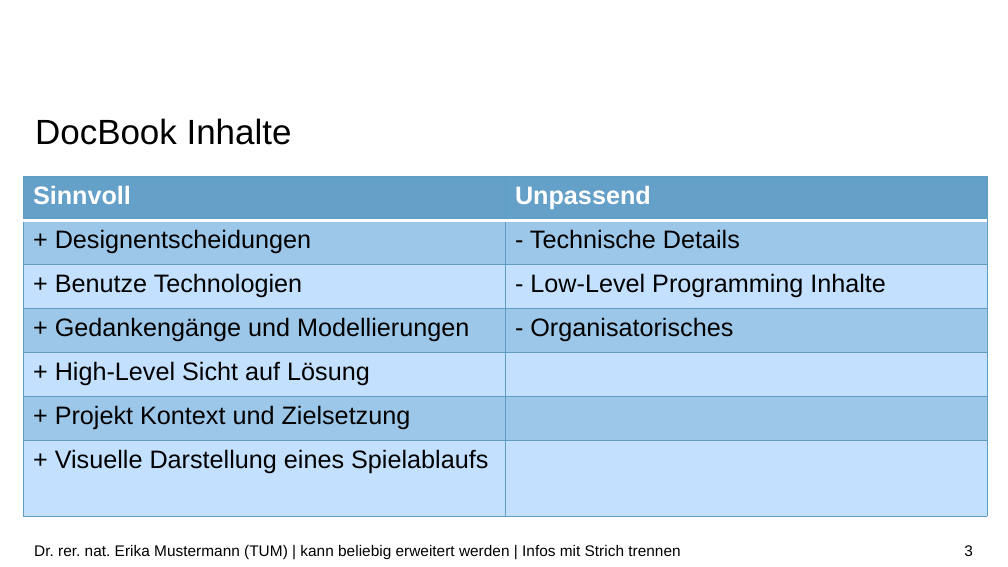
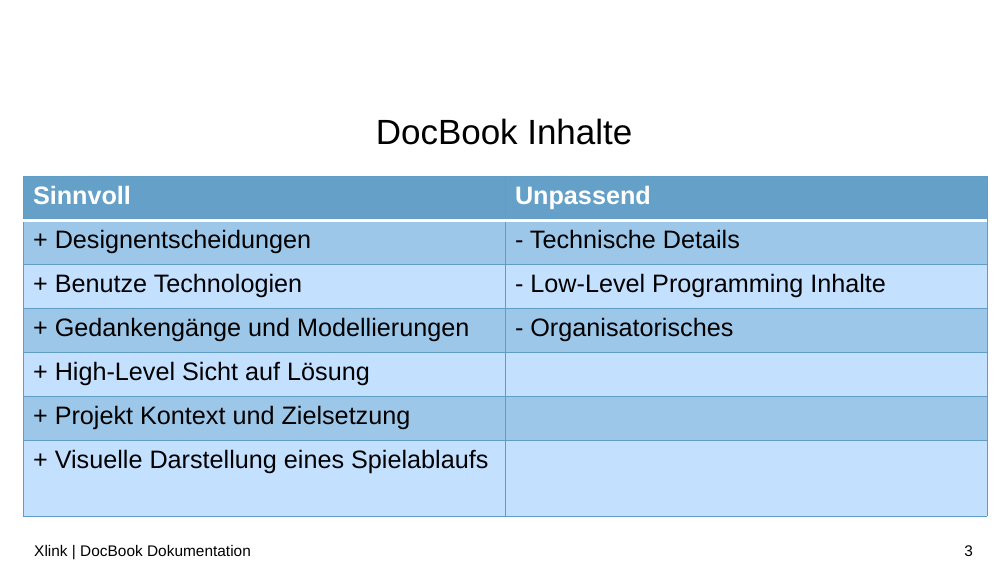
Before and after one commit to LorenzoBrazzi-zz/XML_Praktikum, a slide deck: slide 3 of Präsentationen/PP_notenbonus v2.pptx. Drawn at 1008x567 pixels with LibreOffice and Linux fonts; fonts in the diff are those of the drawing; background and template pictures are left out. Boxes give left, top, right and bottom in pixels: in the first picture for what was removed or moved away, otherwise in the second. Text is boxed around its words. In the diff, an @@ line names an element or a change of style, - is before the commit and + after.

```diff
--- a/Präsentationen/PP_notenbonus v2.pptx
+++ b/Präsentationen/PP_notenbonus v2.pptx
@@ title "DocBook Inhalte" at bbox=[376, 118, 632, 145]: alignment left to centre @@
@@ text at bbox=[34, 545, 251, 556]: text changed @@
-Dr. rer. nat. Erika Mustermann (TUM) | kann beliebig erweitert werden | Infos mit Strich trennen
+Xlink | DocBook Dokumentation
```
Also in this commit, not shown: 2 other slides changed, 3 other files.
